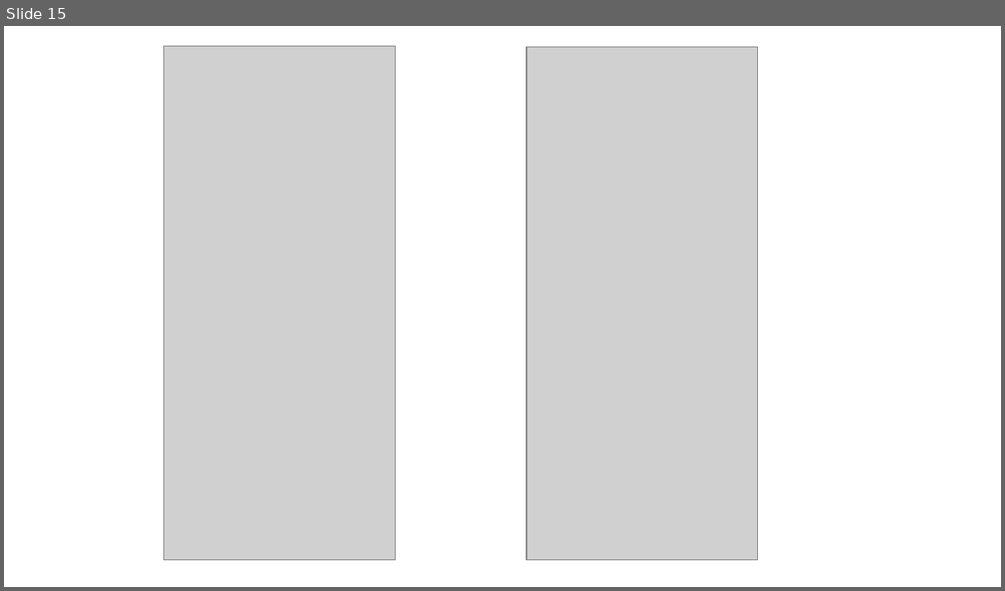
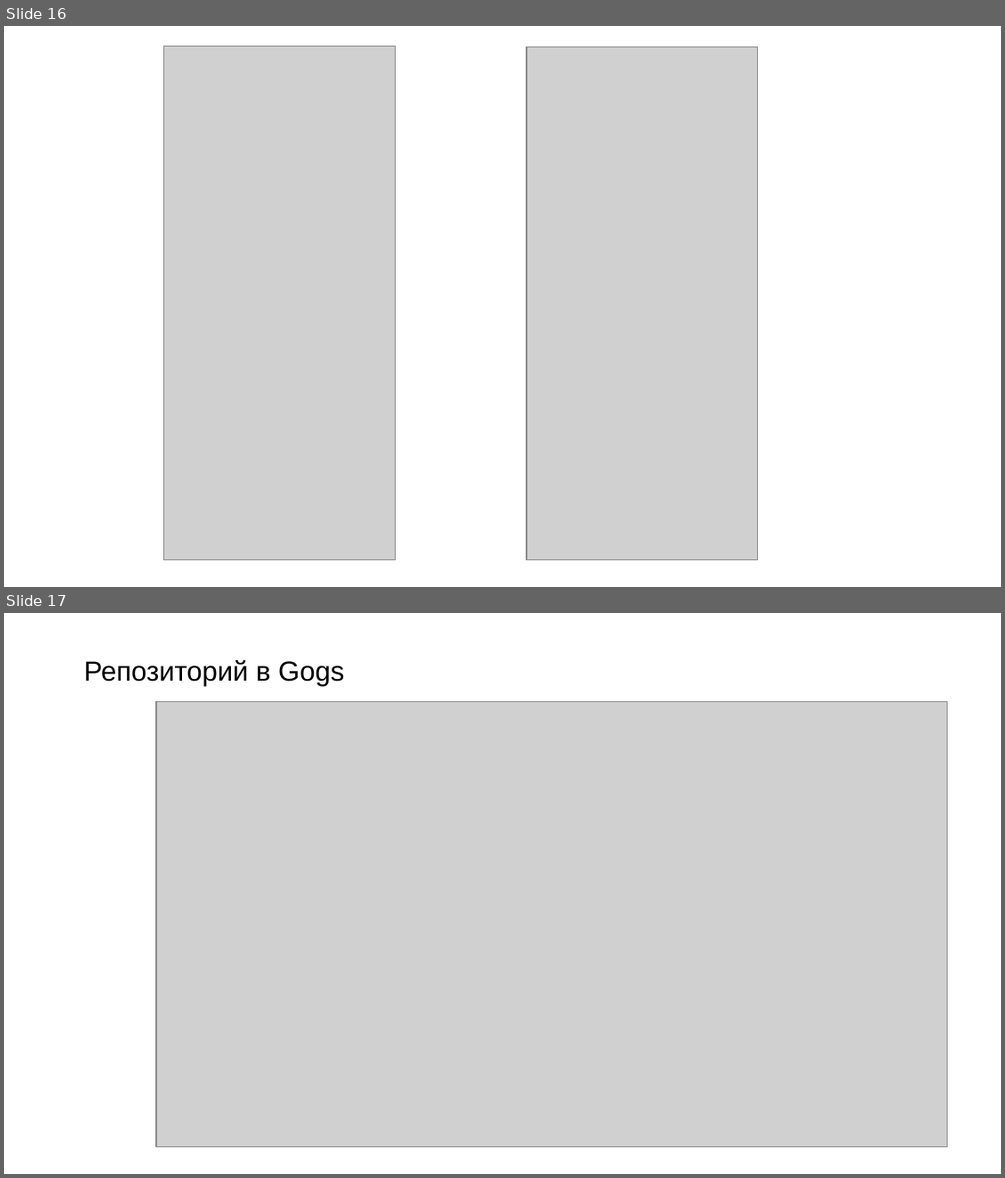
Before and after one commit to Xbasan/sql_forms, a slide deck: so sided.odp. Shown one above the other, each under a label of ours: slide 15 before the commit, slides 16 and 17 after it. The pictures are 1005x591 and 1005x1178 pixels, drawn with LibreOffice and Linux fonts; fonts in the diff are those of the drawing; grey boxes stand for pictures. Boxes give left, top, right and bottom in pixels: in the first picture for what was removed or moved away, otherwise in the second. Text is boxed around its words. In the diff, an @@ line names an element or a change of style, - is before the commit and + after.

```diff
--- a/so sided.odp
+++ b/so sided.odp
@@ slide 17 added at bbox=[4, 613, 1001, 1174], background #FFFFFF @@
@@ text added at bbox=[84, 660, 344, 686], 22 pt, text #000000 @@
+Репозиторий в Gogs
@@ picture added at bbox=[156, 702, 947, 1147] @@
@@ what was slide 15 is now slide 16 @@
```
Also in this commit, not shown: 9 other slides added, 8 slides removed.
